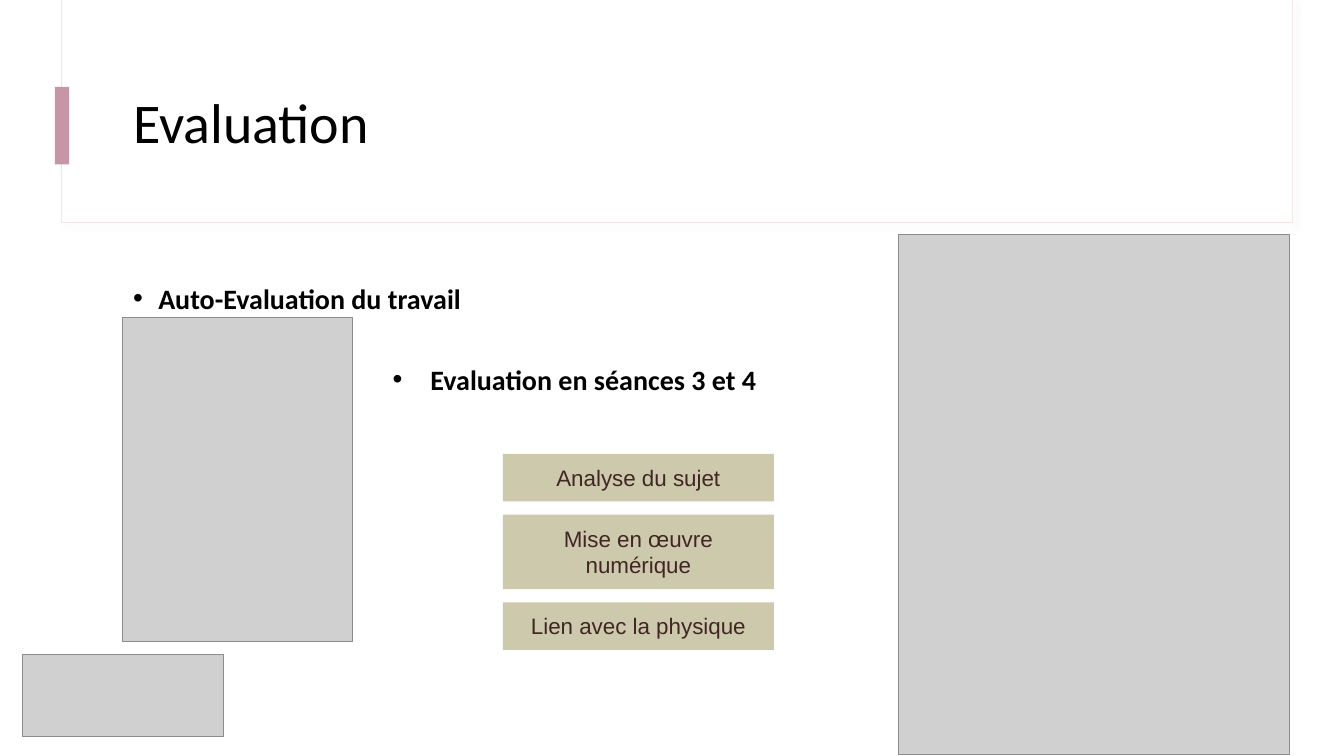
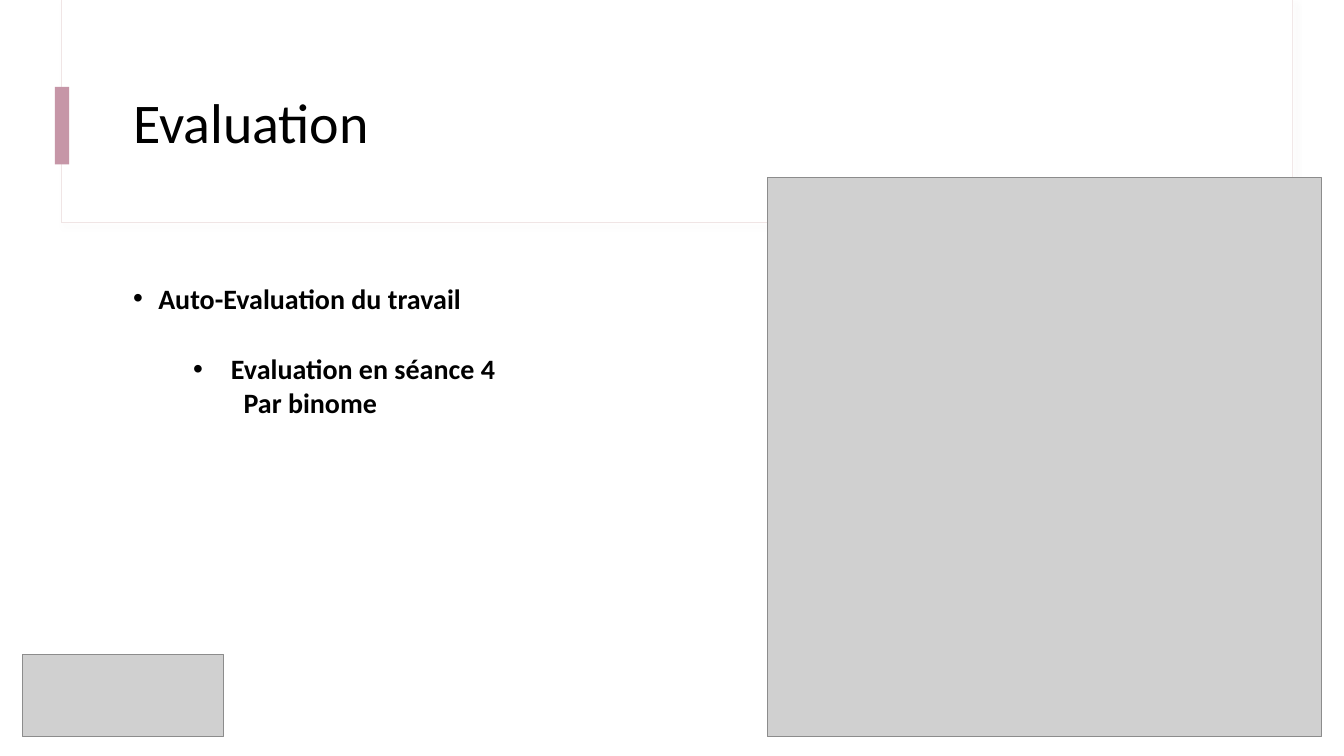
Before and after one commit to IOGS-Digital-Methods/semester-5, a slide deck: slide 7 of ONIP/onip_b3_traitement_1D/B3_0_Deroulement.pptx. Drawn at 1344x756 pixels with LibreOffice and Linux fonts; fonts in the diff are those of the drawing; grey boxes stand for pictures. Boxes give left, top, right and bottom in pixels: in the first picture for what was removed or moved away, otherwise in the second. Text is boxed around its words. In the diff, an @@ line names an element or a change of style, - is before the commit and + after.

```diff
--- a/ONIP/onip_b3_traitement_1D/B3_0_Deroulement.pptx
+++ b/ONIP/onip_b3_traitement_1D/B3_0_Deroulement.pptx
@@ picture resized from (x1=898, y1=234, x2=1291, y2=754) to (x1=767, y1=177, x2=1322, y2=737) @@
@@ picture removed at (x1=123, y1=318, x2=353, y2=641) @@
@@ text at (x1=231, y1=359, x2=495, y2=414): text changed @@
-• Evaluation en séances 3 et 4
+• Evaluation en séance 4
+  Par binome
@@ rectangle removed at (x1=503, y1=454, x2=774, y2=501) @@
-Analyse du sujet
@@ rectangle removed at (x1=503, y1=515, x2=774, y2=590) @@
-Mise en œuvre numérique
@@ rectangle removed at (x1=503, y1=603, x2=774, y2=650) @@
-Lien avec la physique
```
Also in this commit, not shown: 2 other slides changed, 1 slide added, 4 other files.
